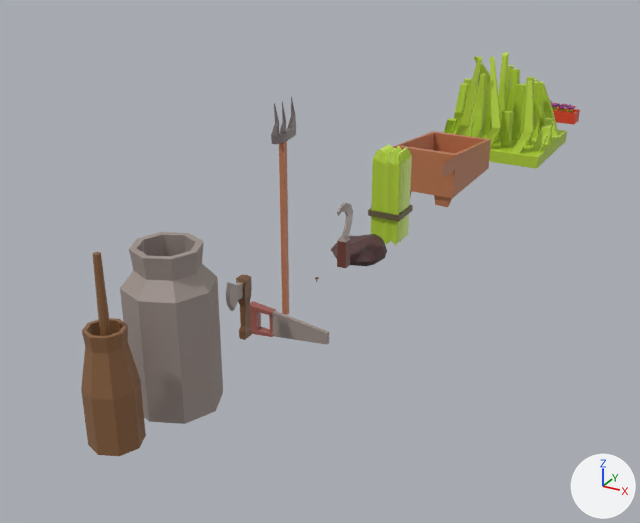
The Blender file gfx_work/items.blend as it was, and as the next commit left it.
The view is the same before and after, from a 50 mm camera at (4.91, -8.08, 4.71) aimed at (-0.67, 2.07, -0.37). Arrows for +X, +Y and +Z are at lower right; the lights stay in place. Both versions are drawn at frame 4 of the action 'CylinderAction'; the numbers are the values there.

The scene before the commit, as lines of its bpy script (objects in view):
```python
me_cube_007 = bpy.data.meshes.new('Cube.007')
me_cube_007.from_pydata(...)  # 40 vertices, 36 faces; spans x -0.202..0.818, y -0.504..-0.398, z -0.187..0.185
me_cube_007.materials.append(mat_material)  # picture img_color_palette_png
me_cylinder = bpy.data.meshes.new('Cylinder')
me_cylinder.from_pydata(...)  # 64 vertices, 58 faces; spans x -0.283..0.283, y -0.283..0.283, z -0.121..0.91
me_cylinder.materials.append(mat_material)  # picture img_color_palette_png
me_cylinder_001 = bpy.data.meshes.new('Cylinder.001')
me_cylinder_001.from_pydata(...)  # 80 vertices, 68 faces; spans x -0.26..0.26, y -0.26..0.26, z -0.13..1.73
me_cylinder_001.materials.append(mat_material)  # picture img_color_palette_png
ob_butter_maker = bpy.data.objects.new('butter_maker', me_cylinder_001)
ob_butter_maker.location = (0.0, -3.01, 0.07)
ob_cube = bpy.data.objects.new('Cube', me_cube_007)
ob_cube.location = (0.0, 0.0, 0.0)
ob_milk_can = bpy.data.objects.new('milk_can', me_cylinder)
ob_milk_can.location = (0.0, -2.1, 0.07)
ob_milk_can.scale = (1.62, 1.62, 1.62)
# also in view: 'hatchet' at (0.0, -1.0, 0.39); 'poo' at (-0.01, 2.07, -0.02); 'gras' at (0.0, 2.95, 0.48); 'sickel' at (0.0, 1.5, 0.38); 'grasland' at (0.02, 7.98, 0.82)
```
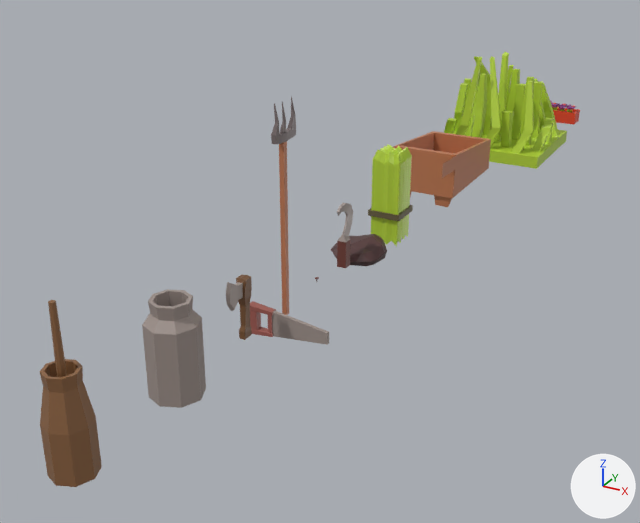
What the commit changed:
me_cylinder_001 has 80 vertices, 68 faces and spans x -0.26..0.26, y -0.26..0.26, z -0.13..1.73.
me_cylinder_001 is used by ob_butter_maker; location (0.0, -3.01, 0.07).
me_cylinder_001 part 1: the whole mesh is scaled about the mesh origin by 1.12.
Object 'milk_can' (ob_milk_can) is rescaled from (1.62, 1.62, 1.62) to (1.0, 1.0, 1.0).
Object 'butter_maker' (ob_butter_maker) moves from (0.0, -3.01, 0.07) to (0.0, -3.56, 0.07).
Object 'butter_maker' (ob_butter_maker) is rescaled from (1.0, 1.0, 1.0) to (0.785, 0.785, 0.785).

Boxes [x1, y1, x2, y2] around the edits, measured in the pictures (640 x 523 px):
'milk_can', rescaled (38% narrower, 38% shorter): before [120, 232, 223, 424]; after [142, 289, 206, 408]
'butter_maker', moved, rescaled (8% shorter): before [81, 252, 146, 456]; after [40, 300, 102, 487]
